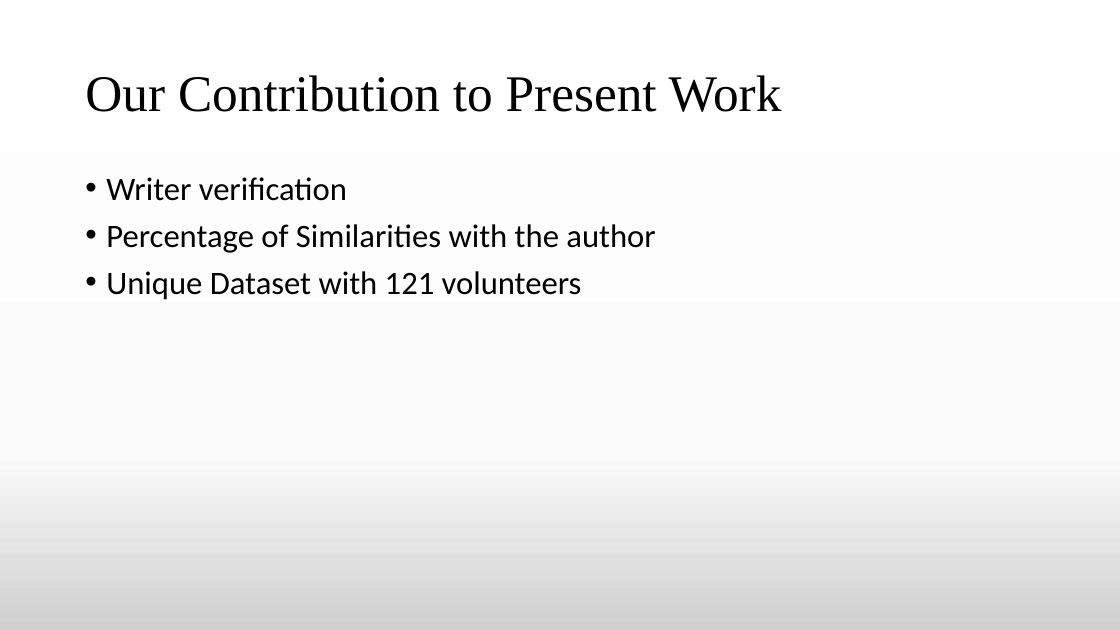
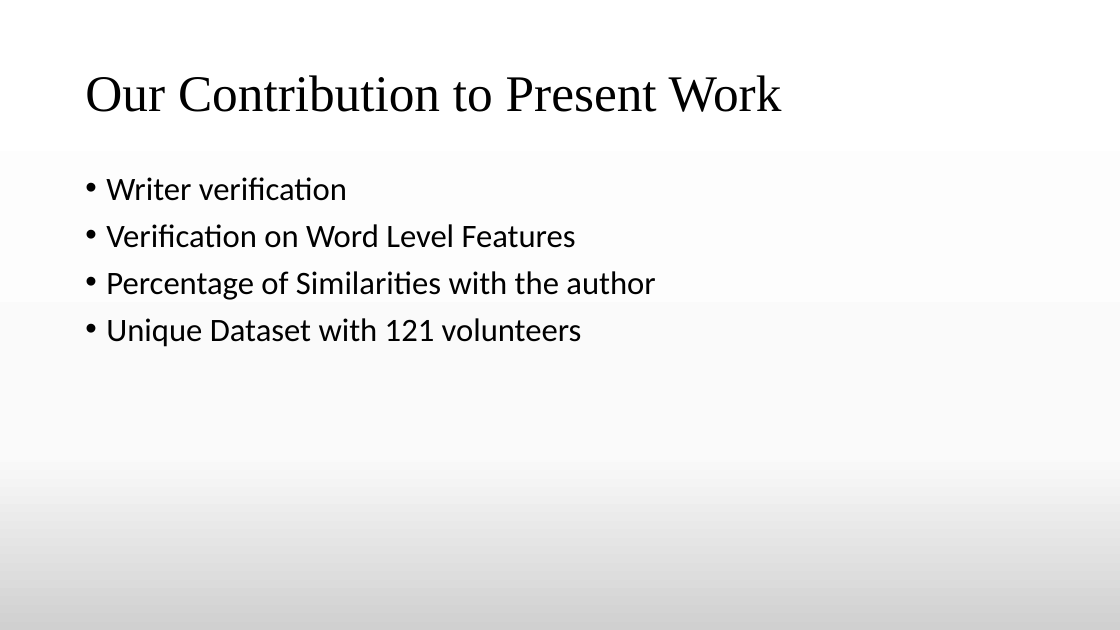
Before and after one commit to TheAnonymousMan/local-language-recognition-gcelt-class-2021, a slide deck: slide 10 of Documentation/4th Year Project Presentation.pptx (slide 12 before the commit). Drawn at 1120x630 pixels with LibreOffice and Linux fonts; fonts in the diff are those of the drawing. Boxes give left, top, right and bottom in pixels: in the first picture for what was removed or moved away, otherwise in the second. Text is boxed around its words. In the diff, an @@ line names an element or a change of style, - is before the commit and + after.

```diff
--- a/Documentation/4th Year Project Presentation.pptx
+++ b/Documentation/4th Year Project Presentation.pptx
@@ text at [106,224,576,248]: paragraph added @@
+• Verification on Word Level Features
```
Also in this commit, not shown: 4 other slides changed, 4 slides added, 3 slides removed, 2 other files.
